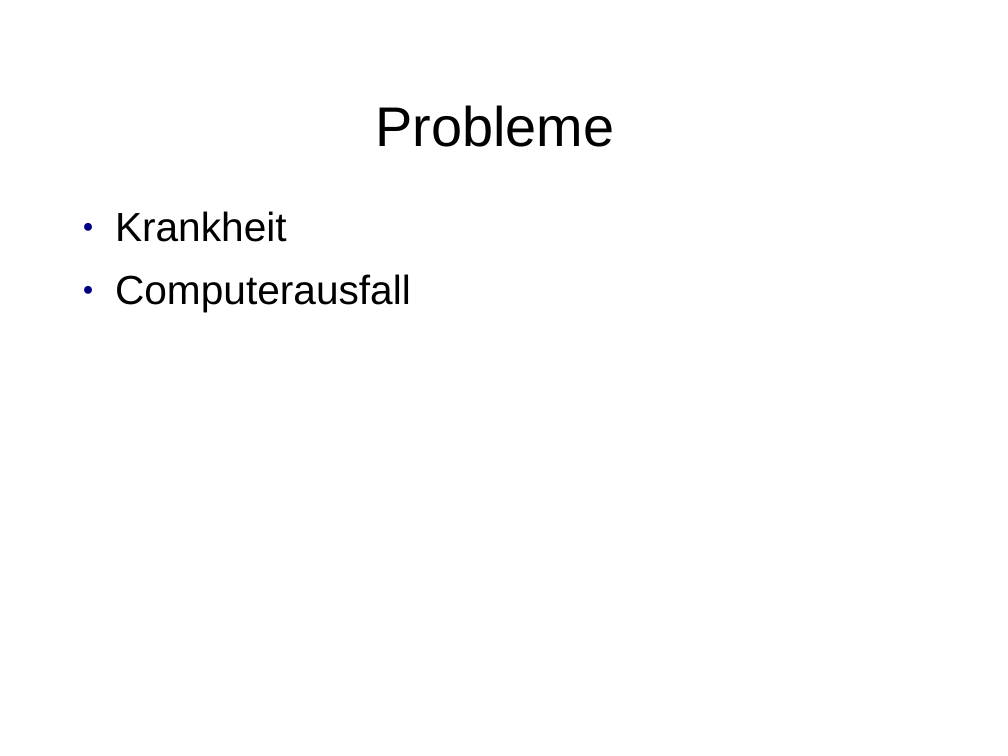
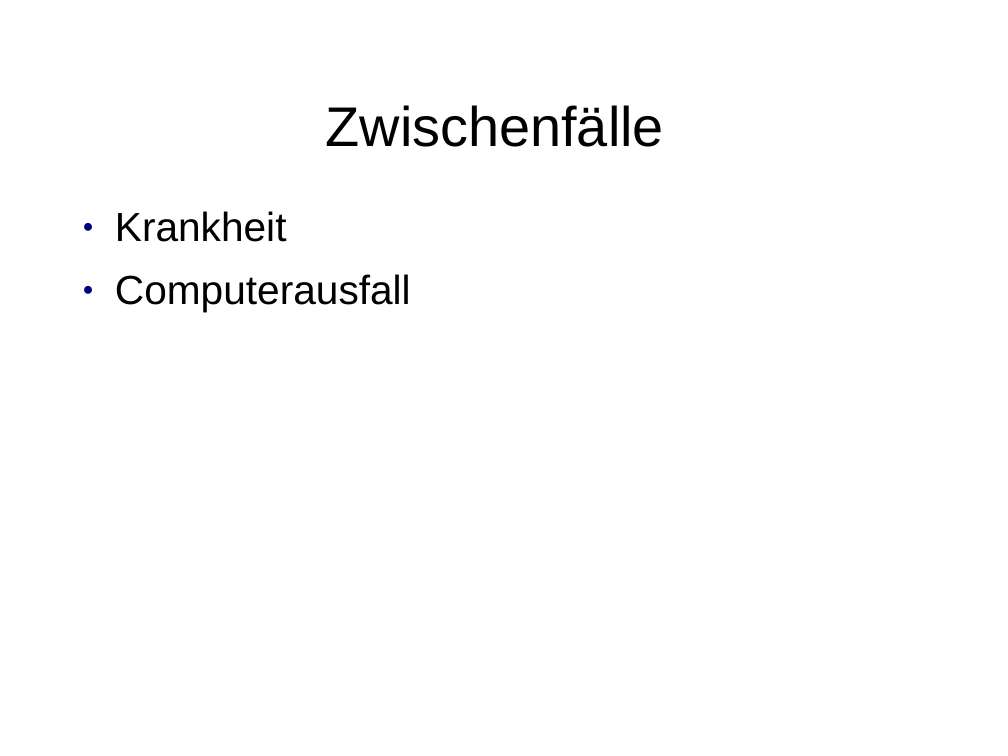
Before and after one commit to ShaniaAllhusen/Mittelstufenprojekt, a slide deck: slide 24 of Projekt-Präsentation.ppt (slide 18 before the commit). Drawn at 1008x756 pixels with LibreOffice and Linux fonts; fonts in the diff are those of the drawing. Boxes give left, top, right and bottom in pixels: in the first picture for what was removed or moved away, otherwise in the second. Text is boxed around its words. In the diff, an @@ line names an element or a change of style, - is before the commit and + after.

```diff
--- a/Projekt-Präsentation.ppt
+++ b/Projekt-Präsentation.ppt
@@ text at bbox=[326, 105, 664, 147]: text changed @@
-Probleme
+Zwischenfälle
```
Also in this commit, not shown: 5 other slides changed, 13 slides added, 12 slides removed.
